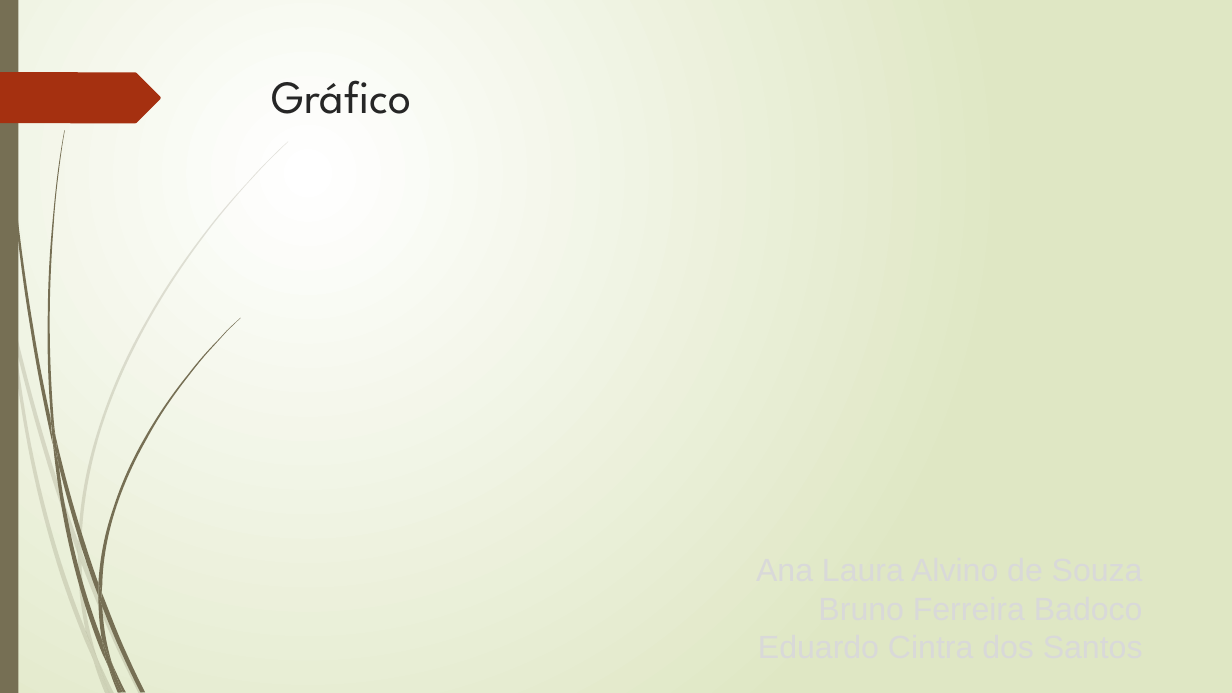
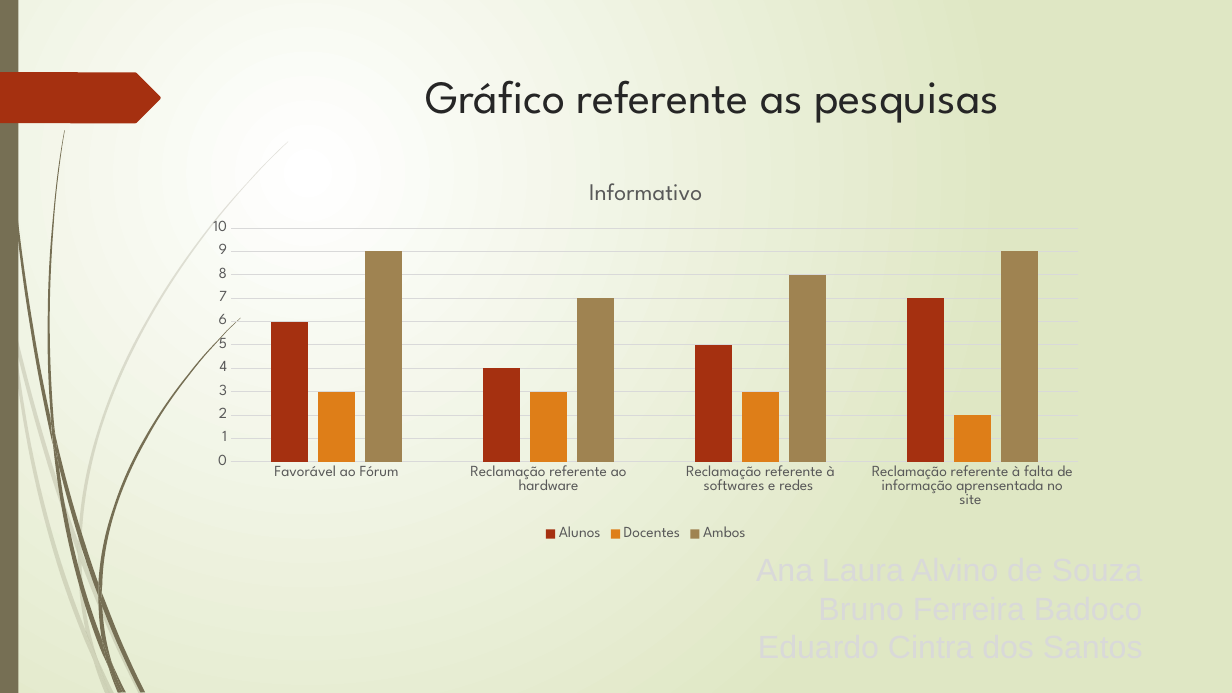
Before and after one commit to AnaLauraA/trab, a slide deck: slide 10 of relatorio.pptx (slide 7 before the commit). Drawn at 1232x693 pixels with LibreOffice and Linux fonts; fonts in the diff are those of the drawing. Boxes give left, top, right and bottom in pixels: in the first picture for what was removed or moved away, otherwise in the second. Text is boxed around its words. In the diff, an @@ line names an element or a change of style, - is before the commit and + after.

```diff
--- a/relatorio.pptx
+++ b/relatorio.pptx
@@ title at (425,80,999,123): text changed @@
-Gráfico
+Gráfico referente as pesquisas
@@ column chart added at (196,164,1097,545) @@
+title "Informativo "
+categories: Favorável ao Fórum, Reclamação referente ao hardware, Reclamação referente à softwares e redes , Reclamação referente à falta de informação aprensentada no site 
+Alunos: 6, 4, 5, 7
+Docentes: 3, 3, 3, 2
+Ambos: 9, 7, 8, 9
```
Also in this commit, not shown: 6 other slides changed, 3 slides added, 1 slide removed, 1 other file.
